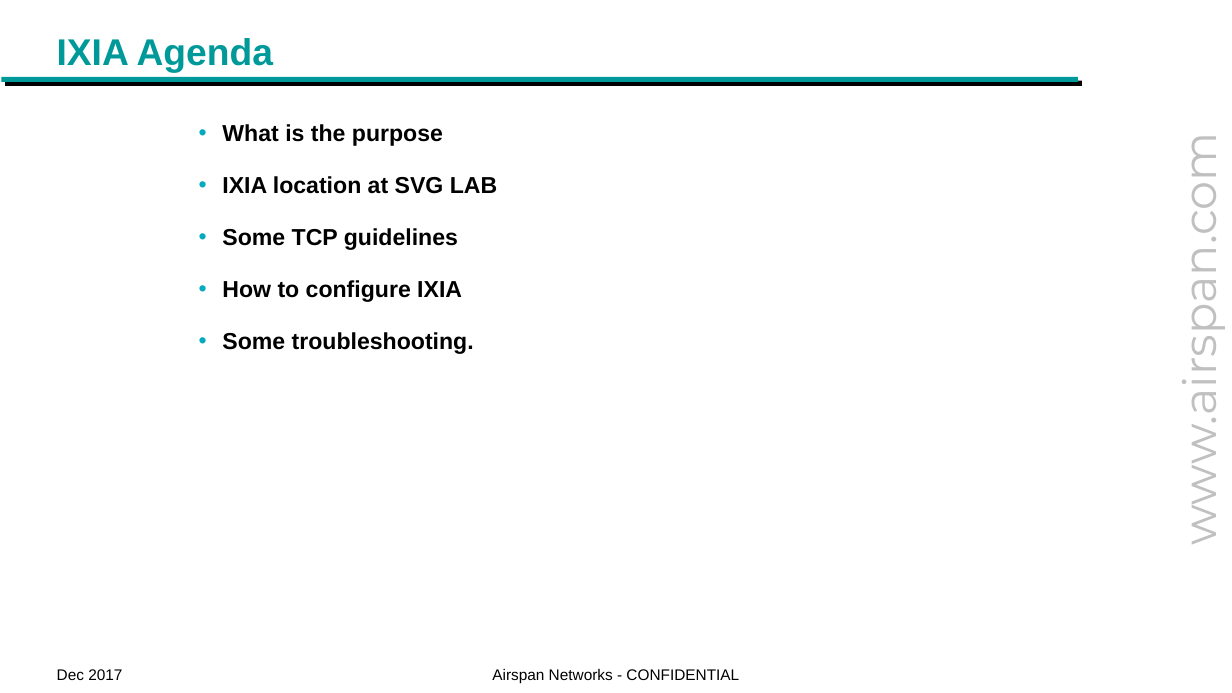
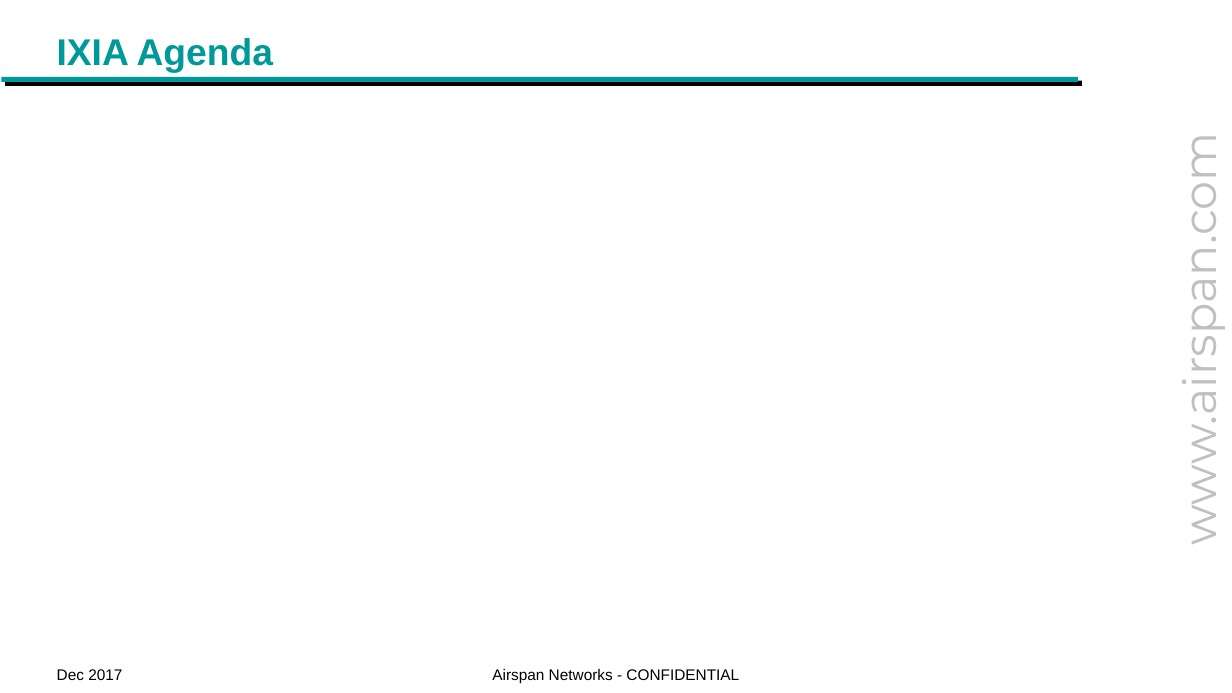
Before and after one commit to sholpk/jen, a slide deck: slide 2 of IXIA_Guidelines__SVG.pptx. Drawn at 1232x693 pixels with LibreOffice and Linux fonts; fonts in the diff are those of the drawing; background and template pictures are left out. Boxes give left, top, right and bottom in pixels: in the first picture for what was removed or moved away, otherwise in the second. Text is boxed around its words. In the diff, an @@ line names an element or a change of style, - is before the commit and + after.

Commit message:
practice

```diff
--- a/IXIA_Guidelines__SVG.pptx
+++ b/IXIA_Guidelines__SVG.pptx
@@ text removed at bbox=[222, 124, 497, 354] @@
-• What is the purpose
-• IXIA location at SVG LAB
-• Some TCP guidelines
-• How to configure IXIA
-• Some troubleshooting.
```
